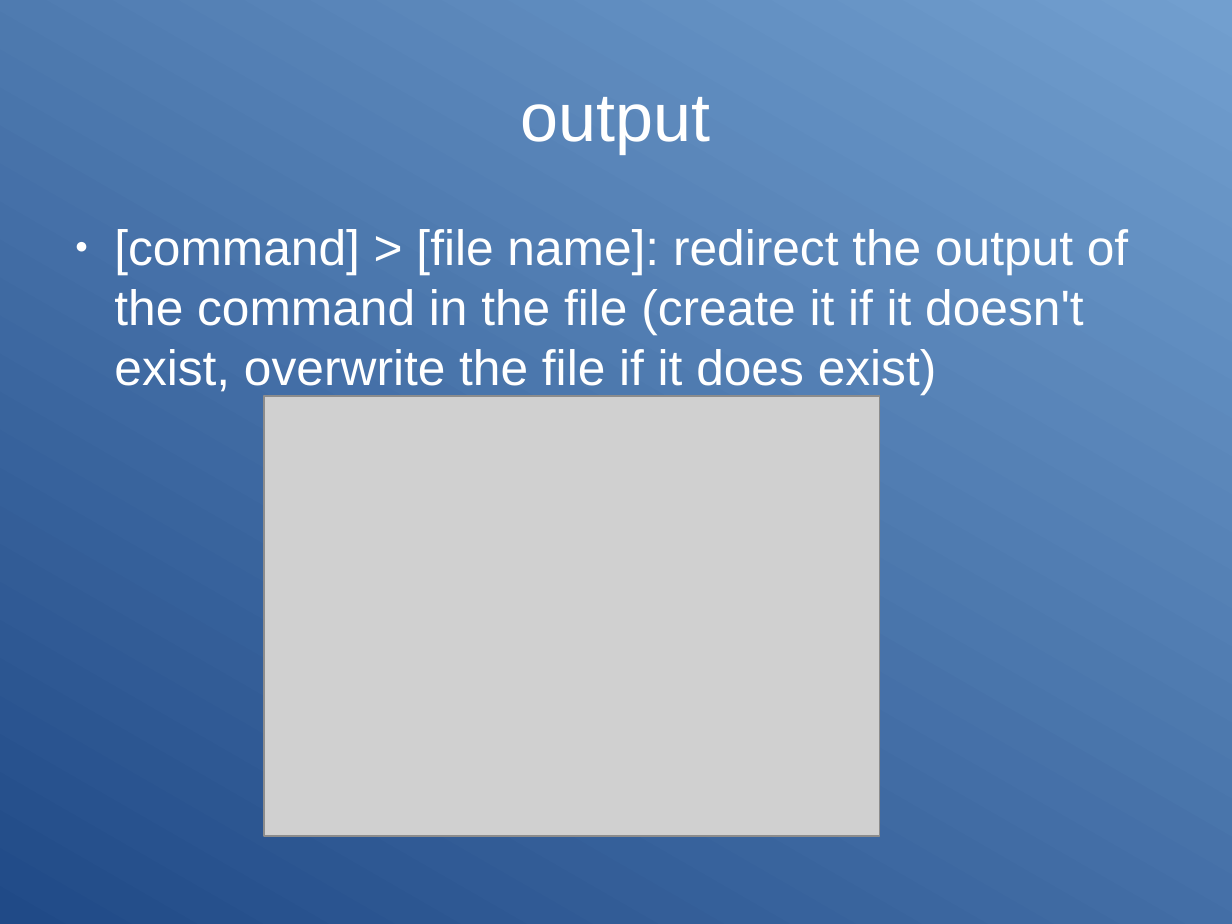
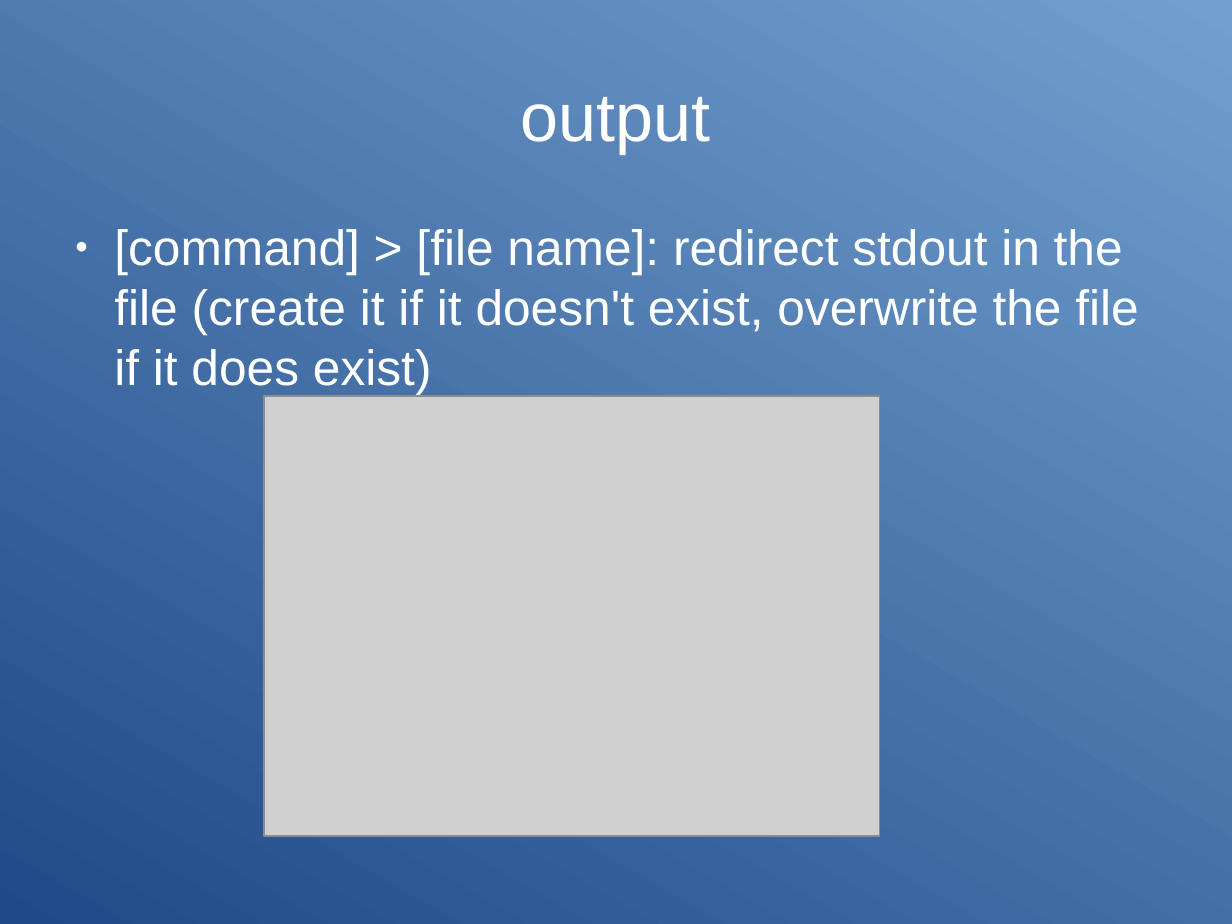
Before and after one commit to Clibre/An-introduction-to-bash, a slide deck: slide 20 of presentation.odp. Drawn at 1232x924 pixels with LibreOffice and Linux fonts; fonts in the diff are those of the drawing; grey boxes stand for pictures. Boxes give left, top, right and bottom in pixels: in the first picture for what was removed or moved away, otherwise in the second. Text is boxed around its words. In the diff, an @@ line names an element or a change of style, - is before the commit and + after.

```diff
--- a/presentation.odp
+++ b/presentation.odp
@@ text at (114,229,1138,394): text changed @@
-● [command] > [file name]: redirect the output of the command in the file (create it if it doesn't exist, overwrite the file if it does exist)
+● [command] > [file name]: redirect stdout in the file (create it if it doesn't exist, overwrite the file if it does exist)
```
Also in this commit, not shown: 20 other slides changed, 1 slide added, 1 slide removed, 2 other files.
